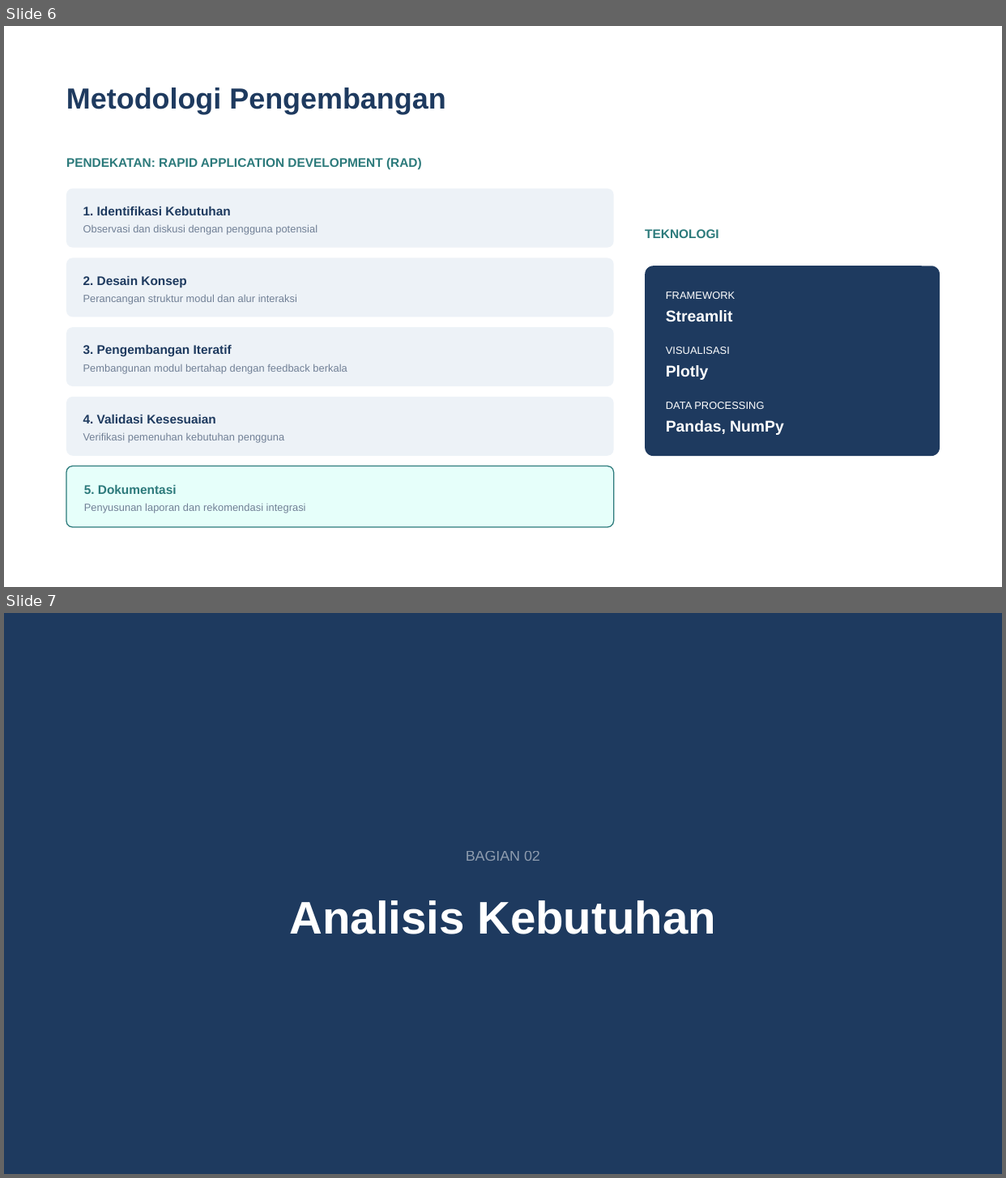
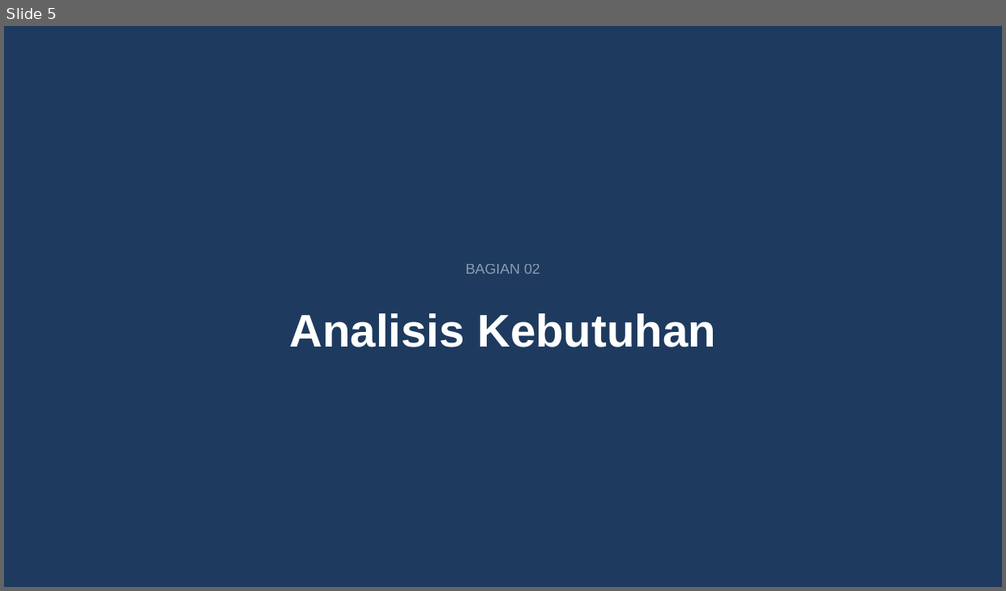
Before and after one commit to tubankum3/dashanggaran, a slide deck: Presentasi_Program Deliverables_Secondment pada Abid PMK DJA.pptx. Shown one above the other, each under a label of ours: slides 6 and 7 before the commit, slide 5 after it. The pictures are 1006x1178 and 1006x591 pixels, drawn with LibreOffice and Linux fonts; fonts in the diff are those of the drawing. Boxes give left, top, right and bottom in pixels: in the first picture for what was removed or moved away, otherwise in the second. Text is boxed around its words. In the diff, an @@ line names an element or a change of style, - is before the commit and + after.

```diff
--- a/Presentasi_Program Deliverables_Secondment pada Abid PMK DJA.pptx
+++ b/Presentasi_Program Deliverables_Secondment pada Abid PMK DJA.pptx
@@ slide 6 removed at (4, 26, 1002, 587), background #FFFFFF @@
@@ text removed at (66, 88, 445, 114) @@
-Metodologi Pengembangan
@@ text removed at (66, 158, 422, 170) @@
-PENDEKATAN: RAPID APPLICATION DEVELOPMENT (RAD)
@@ rounded rectangle removed at (66, 189, 613, 248) @@
@@ text removed at (83, 207, 230, 216) @@
-1. Identifikasi Kebutuhan
@@ text removed at (83, 225, 317, 235) @@
-Observasi dan diskusi dengan pengguna potensial
@@ text removed at (645, 229, 719, 238) @@
-TEKNOLOGI
@@ rounded rectangle removed at (66, 258, 613, 318) @@
@@ rounded rectangle removed at (645, 267, 939, 457) @@
@@ text removed at (83, 276, 186, 288) @@
-2. Desain Konsep
@@ text removed at (666, 292, 735, 299) @@
-FRAMEWORK
@@ text removed at (83, 295, 297, 305) @@
-Perancangan struktur modul dan alur interaksi
@@ text removed at (666, 310, 733, 322) @@
-Streamlit
@@ rounded rectangle removed at (66, 327, 613, 386) @@
@@ text removed at (83, 345, 232, 357) @@
-3. Pengembangan Iteratif
@@ text removed at (83, 365, 347, 373) @@
-Pembangunan modul bertahap dengan feedback berkala
@@ text removed at (666, 347, 730, 354) @@
-VISUALISASI
@@ text removed at (666, 365, 709, 380) @@
-Plotly
@@ rounded rectangle removed at (66, 397, 613, 456) @@
@@ text removed at (666, 402, 764, 409) @@
-DATA PROCESSING
@@ text removed at (83, 415, 216, 424) @@
-4. Validasi Kesesuaian
@@ text removed at (83, 433, 285, 443) @@
-Verifikasi pemenuhan kebutuhan pengguna
@@ text removed at (666, 420, 784, 435) @@
-Pandas, NumPy
@@ rounded rectangle removed at (66, 466, 613, 527) @@
@@ text removed at (84, 485, 177, 494) @@
-5. Dokumentasi
@@ text removed at (84, 504, 306, 514) @@
-Penyusunan laporan dan rekomendasi integrasi
@@ what was slide 7 is now slide 5 @@
```
Also in this commit, not shown: 13 slides changed, 3 other slides removed, 2 other files.
